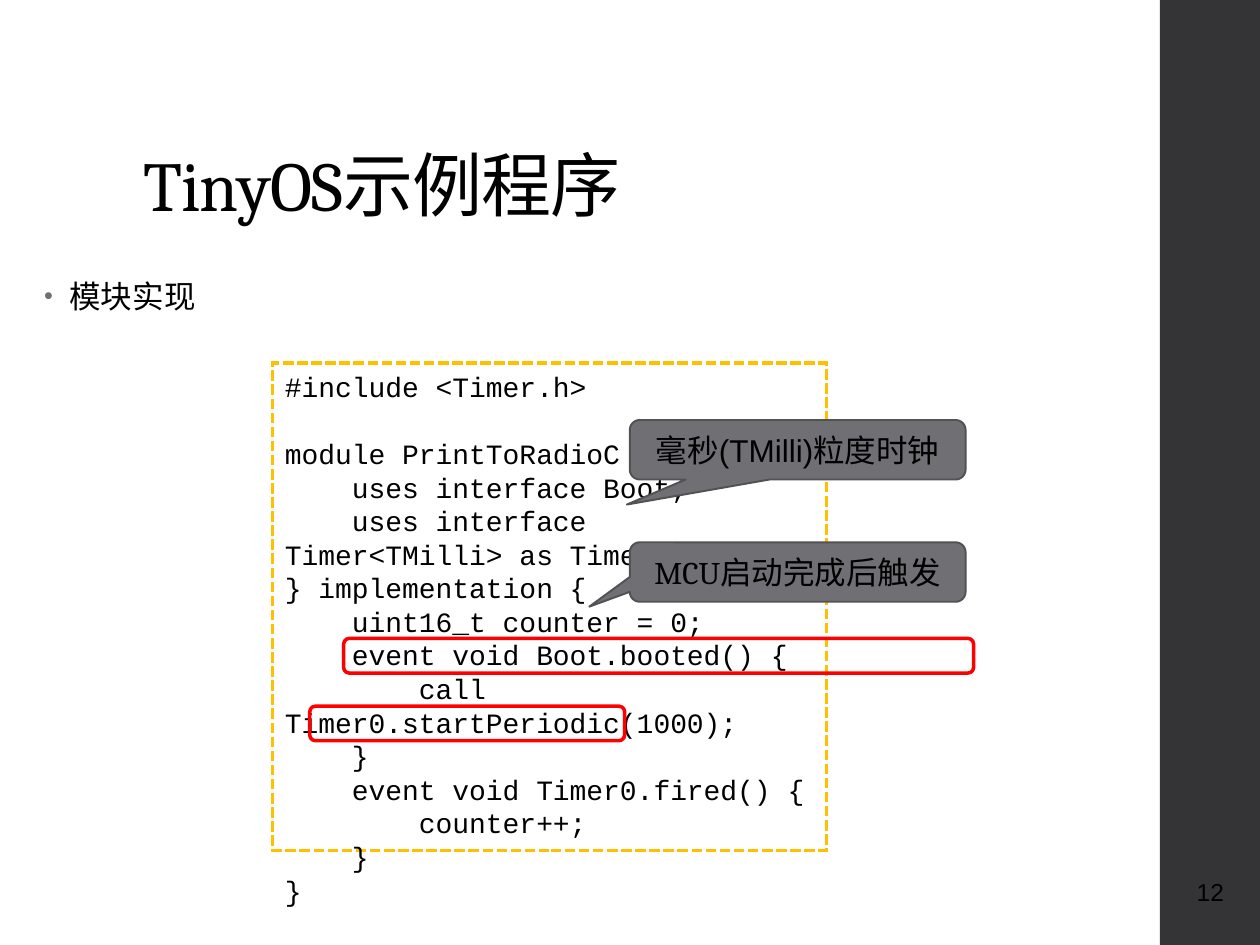
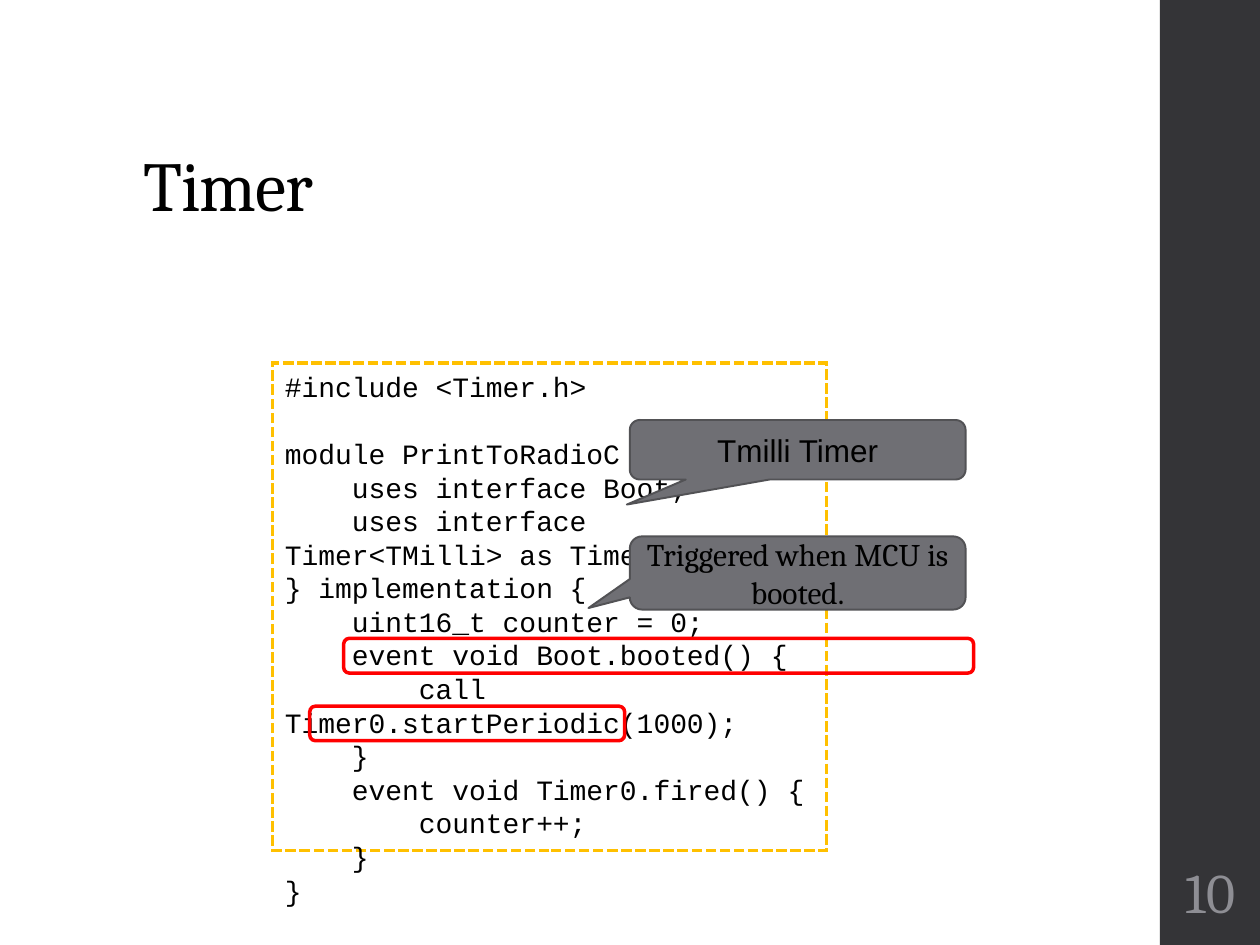
Before and after one commit to geneti/cse220_2020fall, a slide deck: slide 10 of Lectures/cse220-25-C-programming-in-IoT.pptx (slide 12 before the commit). Drawn at 1260x945 pixels with LibreOffice and Linux fonts; fonts in the diff are those of the drawing. Boxes give left, top, right and bottom in pixels: in the first picture for what was removed or moved away, otherwise in the second. Text is boxed around its words. In the diff, an @@ line names an element or a change of style, - is before the commit and + after.

```diff
--- a/Lectures/cse220-25-C-programming-in-IoT.pptx
+++ b/Lectures/cse220-25-C-programming-in-IoT.pptx
@@ title at box(143, 164, 313, 212): text changed @@
-TinyOS示例程序
+Timer
@@ text removed at box(69, 281, 195, 311) @@
-• 模块实现
@@ text in rounded speech box at box(717, 439, 878, 462): text changed @@
-毫秒(TMilli)粒度时钟
+Tmilli Timer
@@ rounded speech box "Triggered when MCU is booted.": place and size @@
-rounded speech box "Triggered when MCU is booted." at box(630, 542, 965, 601)
+rounded speech box "Triggered when MCU is booted." at box(630, 537, 965, 610)
@@ rounded speech box "Triggered when MCU is booted." at box(630, 537, 965, 610): proportions changed @@
@@ text in rounded speech box at box(647, 544, 948, 611): text changed @@
-MCU启动完成后触发
+Triggered when MCU is booted.
@@ page number at box(1186, 875, 1235, 913): text changed; size 14 to 32 pt; font Arial to Cambria; text colour #000000 to #8E8E94 @@
-12
+10
```
Also in this commit, not shown: 13 other slides changed, 2 slides added, 4 slides removed, 1 other file.
